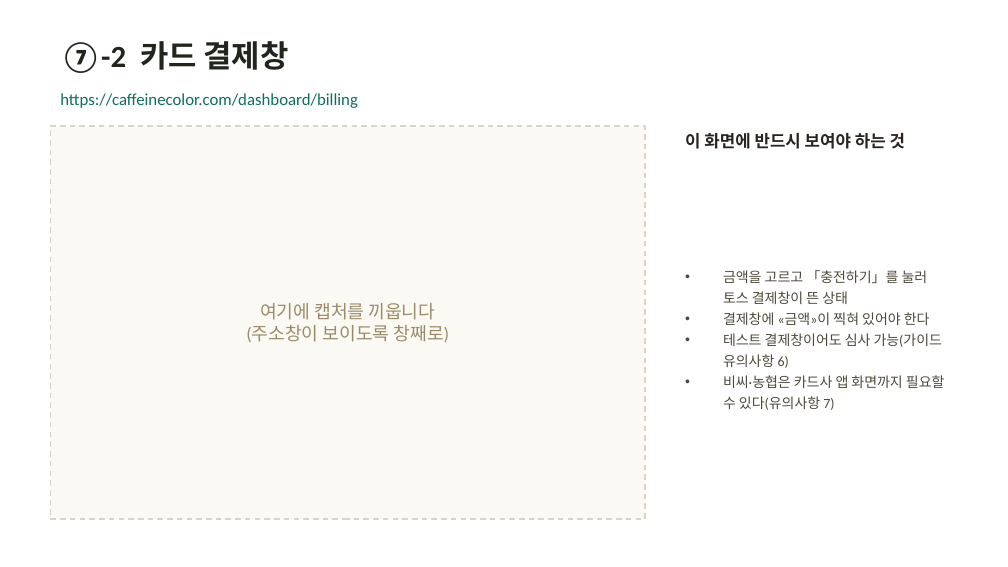
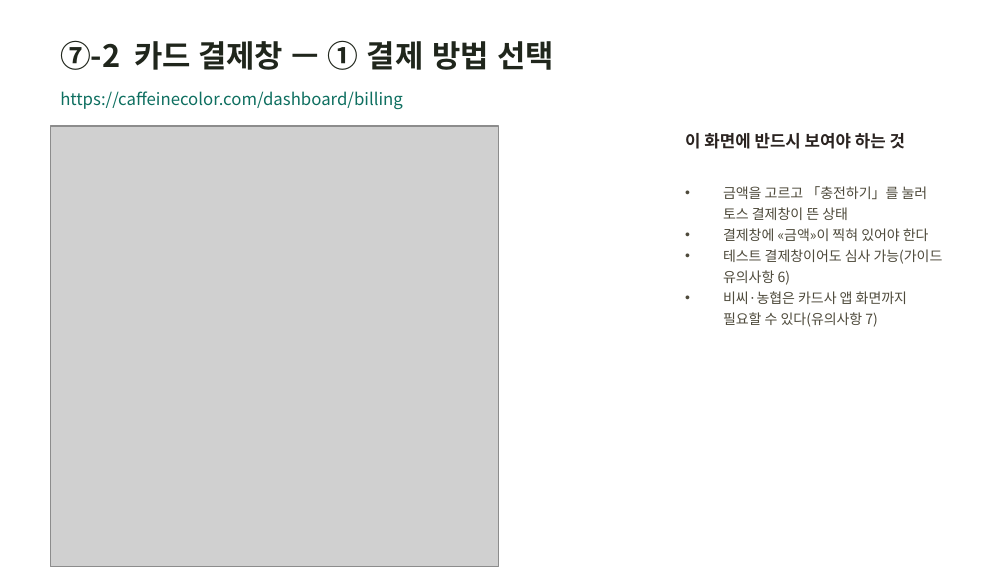
Before and after one commit to hyunplanb-cyber/ia-generation-platform, a slide deck: slide 8 of 가격정책/결제경로_카페인컬러.pptx. Drawn at 1008x567 pixels with LibreOffice and Linux fonts; fonts in the diff are those of the drawing; grey boxes stand for pictures. Boxes give left, top, right and bottom in pixels: in the first picture for what was removed or moved away, otherwise in the second. Text is boxed around its words. In the diff, an @@ line names an element or a change of style, - is before the commit and + after.

```diff
--- a/가격정책/결제경로_카페인컬러.pptx
+++ b/가격정책/결제경로_카페인컬러.pptx
@@ text at box(60, 40, 554, 70): text changed; font Calibri to Noto Sans CJK KR @@
-⑦-2 카드 결제창
+⑦-2 카드 결제창 — ① 결제 방법 선택
@@ text "https://caffeinecolor.com/dashboard/billing" at box(60, 91, 403, 109): font Calibri to Noto Sans CJK KR @@
@@ rectangle removed at box(50, 126, 645, 519) @@
@@ picture added at box(50, 126, 499, 567) @@
@@ text "금액을 고르고 「충전하기」를 눌러 토스 ..." at box(723, 186, 943, 327): font Calibri to Noto Sans CJK KR @@
@@ text removed at box(246, 303, 450, 342) @@
-여기에 캡처를 끼웁니다
-(주소창이 보이도록 창째로)
```
Also in this commit, not shown: 11 other slides changed, 3 slides added, 55 other files.
